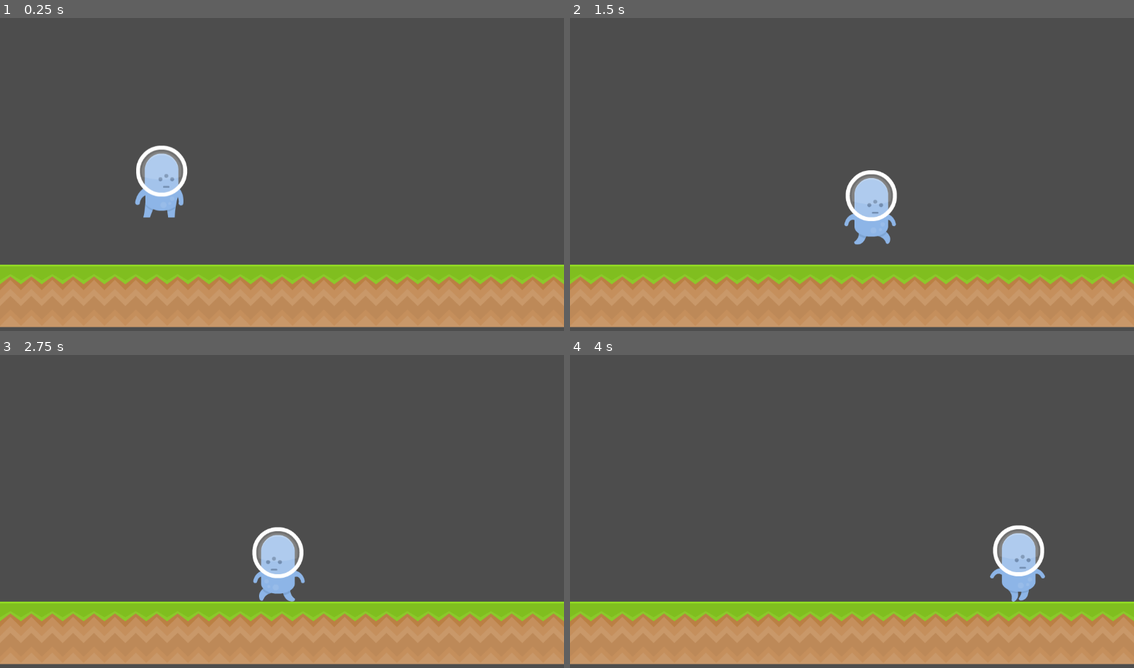
Above: before the commit, frames 1-4 (two rows, left to right).
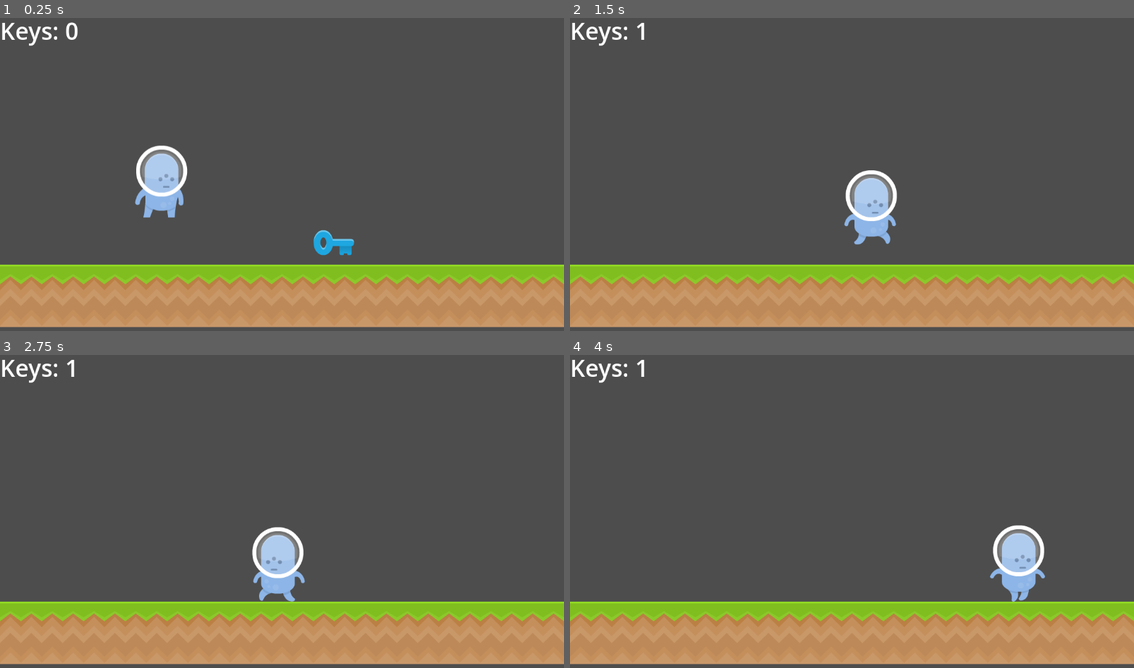
Above: after the commit, the same moments.

Repository: bsu-cs315/project2_demo
Game: Godot game, scene res://world/world.tscn
Two runs of this game, one before a commit and one after it. Both use one fixed random seed, a clock stepped at 60 frames per second and the inputs below.
Inputs:
- Up to frame 1 (0.25 s): no input
- Up to frame 2 (1.5 s): hold D (move_right) from 0.53 s (still down); tap Space (jump) at 0.77 s
- Up to frame 3 (2.75 s): tap Space (jump) at 1.52 s; release D (move_right) at 2.03 s; hold A (move_left) from 2.03 s (still down)
- Up to frame 4 (4 s): release A (move_left) at 2.78 s; hold D (move_right) from 2.78 s (still down); tap Space (jump) at 3.02, 3.77 s

The runs differ from the first frame. In frame 1, 0.7% of the frame differs, in the area x 0-63%, y 1-76%; in frame 2, 0.3%; in frame 3, 0.3%; in frame 4, 0.3%.

Commit message:
Add a key that gets picked up by aliens
That is, anything in the aliens group can pick up a key

Diff:
--- a/project/alien/alien.gd
+++ b/project/alien/alien.gd
@@ -6,6 +6,9 @@
 
 # Get the gravity from the project settings to be synced with RigidBody nodes.
 var gravity = ProjectSettings.get_setting("physics/2d/default_gravity")
+
+## The number of keys the alien has collected
+var keys := 0
 
 @onready var _animated_sprite := $AnimatedSprite2D
 
--- a/project/alien/alien.tscn
+++ b/project/alien/alien.tscn
@@ -30,7 +30,7 @@
 [sub_resource type="RectangleShape2D" id="RectangleShape2D_u27np"]
 size = Vector2(109, 148)
 
-[node name="Alien" type="CharacterBody2D"]
+[node name="Alien" type="CharacterBody2D" groups=["aliens"]]
 script = ExtResource("1_nn40o")
 
 [node name="AnimatedSprite2D" type="AnimatedSprite2D" parent="."]
--- /dev/null
+++ b/project/key/key.gd
@@ -0,0 +1,17 @@
+extends Area2D
+
+
+# Called when the node enters the scene tree for the first time.
+func _ready():
+	pass # Replace with function body.
+
+
+# Called every frame. 'delta' is the elapsed time since the previous frame.
+func _process(_delta):
+	pass
+
+
+func _on_body_entered(body):
+	if body.is_in_group("aliens"):
+		body.keys += 1
+		queue_free()
--- /dev/null
+++ b/project/key/key.tscn
@@ -0,0 +1,18 @@
+[gd_scene load_steps=4 format=3 uid="uid://c28y5f2f331ot"]
+
+[ext_resource type="Texture2D" uid="uid://bckr51w82cm24" path="res://key/keyBlue.png" id="1_j4yef"]
+[ext_resource type="Script" path="res://key/key.gd" id="1_rnea1"]
+
+[sub_resource type="CircleShape2D" id="CircleShape2D_axela"]
+radius = 42.107
+
+[node name="Key" type="Area2D"]
+script = ExtResource("1_rnea1")
+
+[node name="Sprite" type="Sprite2D" parent="."]
+texture = ExtResource("1_j4yef")
+
+[node name="CollisionShape2D" type="CollisionShape2D" parent="."]
+shape = SubResource("CircleShape2D_axela")
+
+[connection signal="body_entered" from="." to="." method="_on_body_entered"]
--- /dev/null
+++ b/project/world/world.gd
@@ -0,0 +1,6 @@
+extends Node2D
+
+
+# Called every frame. 'delta' is the elapsed time since the previous frame.
+func _process(_delta):
+	$KeysLabel.text = "Keys: %d" % $Alien.keys
--- a/project/world/world.tscn
+++ b/project/world/world.tscn
@@ -1,7 +1,9 @@
-[gd_scene load_steps=5 format=3 uid="uid://dc7b7ljkopad0"]
+[gd_scene load_steps=8 format=3 uid="uid://dc7b7ljkopad0"]
 
+[ext_resource type="Script" path="res://world/world.gd" id="1_2tnmf"]
 [ext_resource type="Texture2D" uid="uid://vdwpx42ravpm" path="res://world/grassMid.png" id="1_vk11b"]
 [ext_resource type="PackedScene" uid="uid://k2jvfl8ev78" path="res://alien/alien.tscn" id="2_fhoox"]
+[ext_resource type="PackedScene" uid="uid://c28y5f2f331ot" path="res://key/key.tscn" id="3_pa14e"]
 
 [sub_resource type="TileSetAtlasSource" id="TileSetAtlasSource_hcaa0"]
 texture = ExtResource("1_vk11b")
@@ -16,7 +18,11 @@
 physics_layer_0/collision_layer = 1
 sources/0 = SubResource("TileSetAtlasSource_hcaa0")
 
+[sub_resource type="LabelSettings" id="LabelSettings_gi8uq"]
+font_size = 48
+
 [node name="World" type="Node2D"]
+script = ExtResource("1_2tnmf")
 
 [node name="TileMap" type="TileMap" parent="."]
 tile_set = SubResource("TileSet_60pyl")
@@ -25,3 +31,12 @@
 
 [node name="Alien" parent="." instance=ExtResource("2_fhoox")]
 position = Vector2(329, 383)
+
+[node name="Key" parent="." instance=ExtResource("3_pa14e")]
+position = Vector2(681, 467)
+
+[node name="KeysLabel" type="Label" parent="."]
+offset_right = 40.0
+offset_bottom = 23.0
+text = "Keys: N"
+label_settings = SubResource("LabelSettings_gi8uq")
Binary file added: project/key/keyBlue.png
Not shown, added: project/key/keyBlue.png.import
